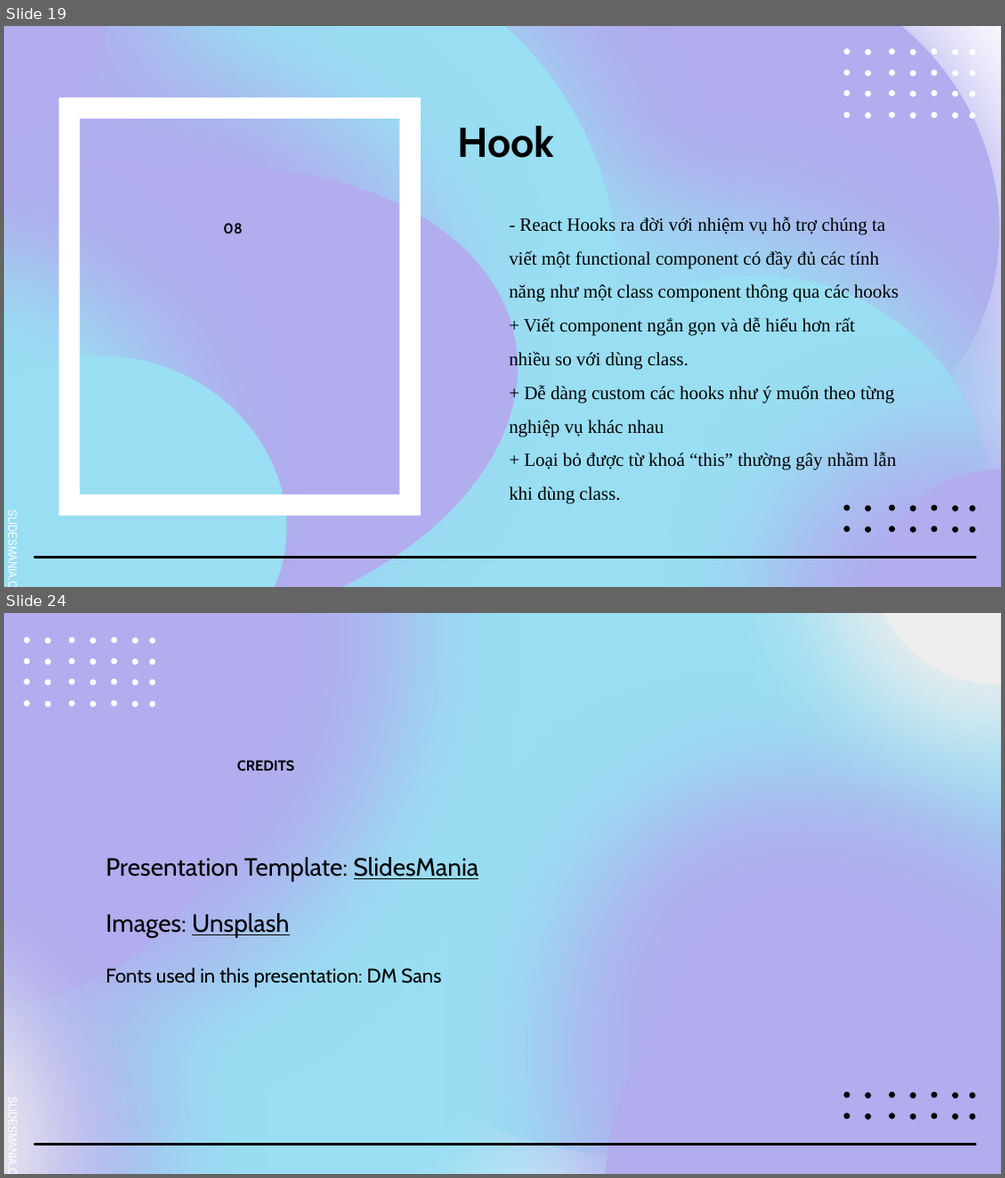
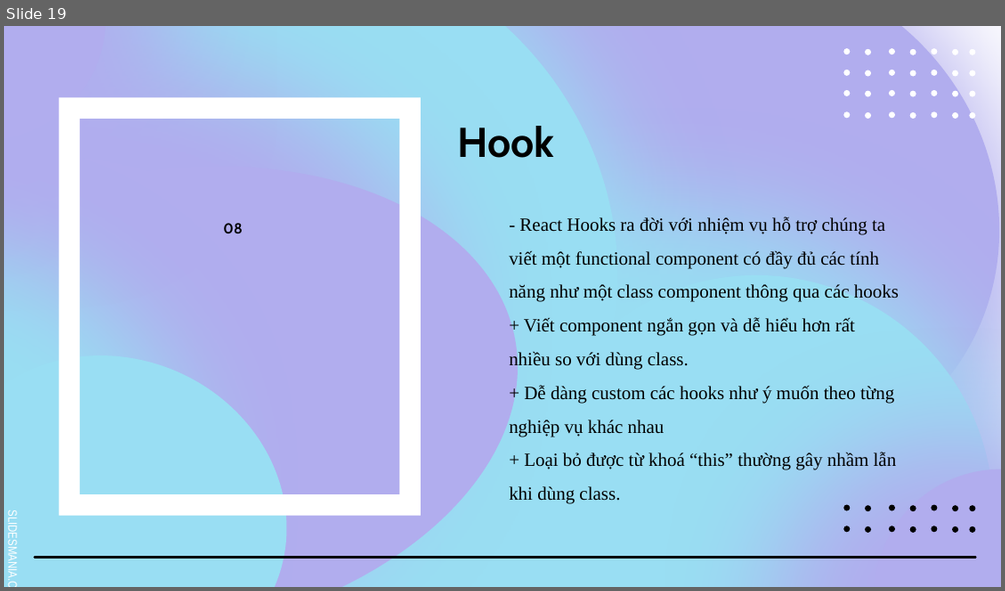
Before and after one commit to chinhan3966/react-project-mp3, a slide deck: PowperPoint_React.pptx. Shown one above the other, each under a label of ours: slides 19 and 24 before the commit, slide 19 after it; the slides between them are not shown. The pictures are 1005x1178 and 1005x591 pixels, drawn with LibreOffice and Linux fonts; fonts in the diff are those of the drawing. Boxes give left, top, right and bottom in pixels: in the first picture for what was removed or moved away, otherwise in the second. Text is boxed around its words. In the diff, an @@ line names an element or a change of style, - is before the commit and + after.

```diff
--- a/PowperPoint_React.pptx
+++ b/PowperPoint_React.pptx
@@ slide 24 removed at (4, 613, 1001, 1174), background #FFFFFF; not listed: 17 template elements that a slide beside it also shows @@
@@ ellipse removed at (4, 613, 422, 819) @@
@@ ellipse removed at (4, 613, 349, 1111) @@
@@ ellipse removed at (196, 613, 1001, 1174) @@
@@ ellipse removed at (874, 613, 1001, 684) @@
@@ group removed at (24, 637, 155, 706): 28 freeform shapes @@
@@ ellipse removed at (4, 768, 513, 1174) @@
@@ text removed at (237, 760, 294, 771) @@
-CREDITS
@@ text removed at (105, 857, 479, 988) @@
-Presentation Template: SlidesMania
-Images: Unsplash
-Fonts used in this presentation: DM Sans
@@ ellipse removed at (490, 884, 1001, 1174) @@
@@ ellipse removed at (4, 1005, 120, 1174) @@
@@ ellipse removed at (4, 1012, 26, 1174) @@
```
Also in this commit, not shown: 2 slides changed, 5 slides added, 4 other slides removed, 2 other files.
